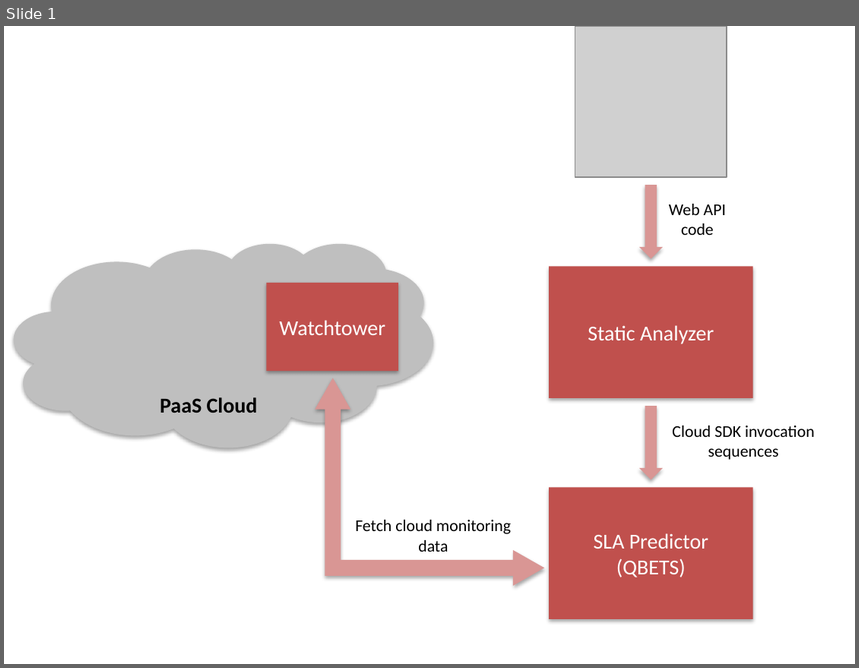
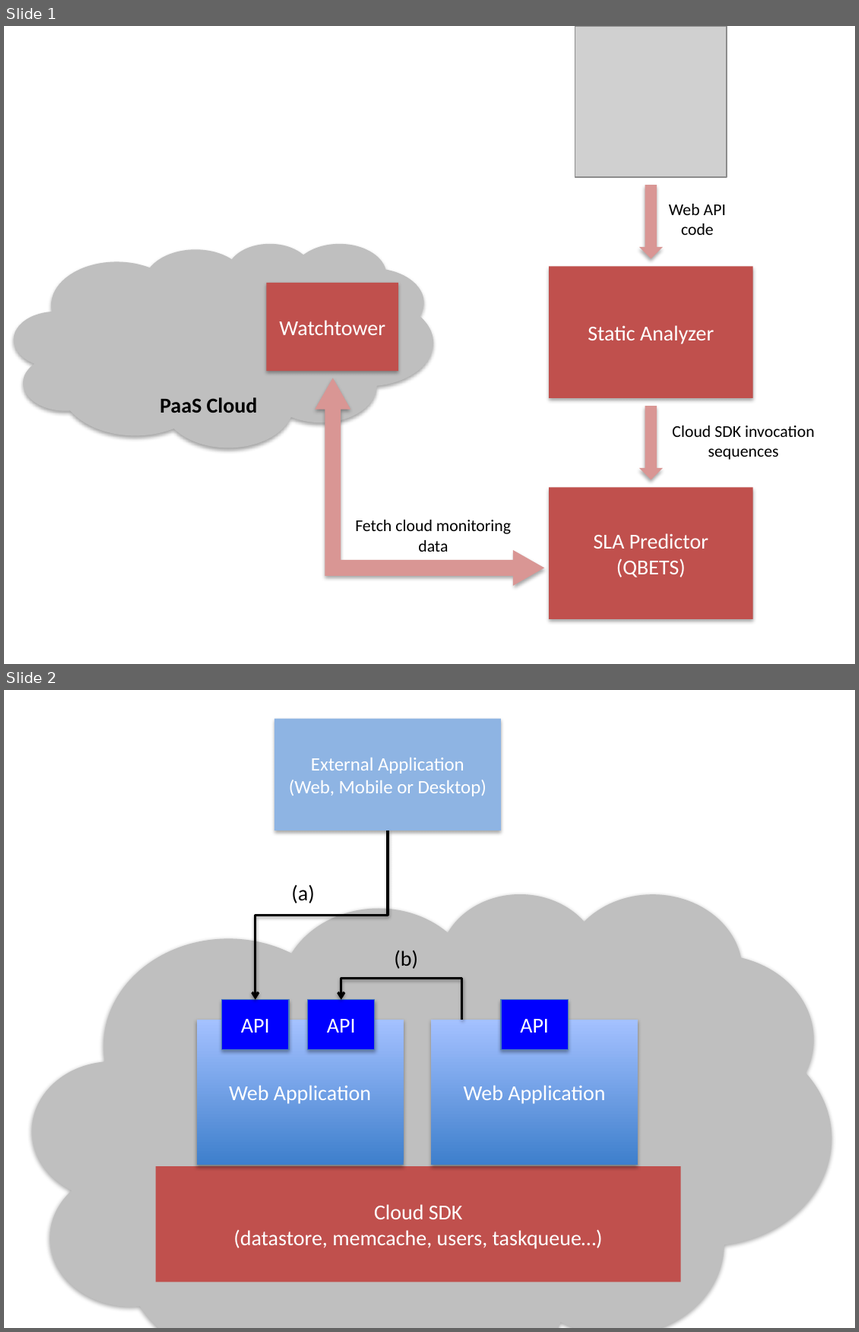
Before and after one commit to Dithn/eager-appscale, a slide deck: Eager/paper/oopsla/figures/FigureDesigns.pptx. Shown one above the other, each under a label of ours: slide 1 before the commit, slides 1 and 2 after it. The pictures are 859x668 and 859x1332 pixels, drawn with LibreOffice and Linux fonts; fonts in the diff are those of the drawing; grey boxes stand for pictures. Boxes give left, top, right and bottom in pixels: in the first picture for what was removed or moved away, otherwise in the second. Text is boxed around its words. In the diff, an @@ line names an element or a change of style, - is before the commit and + after.

Commit message:
added figure on cloud app model

```diff
--- a/Eager/paper/oopsla/figures/FigureDesigns.pptx
+++ b/Eager/paper/oopsla/figures/FigureDesigns.pptx
@@ slide 2 added at [4, 690, 855, 1328], background #FFFFFF @@
@@ rectangle added at [275, 719, 501, 831], fill #8EB4E3, 16 pt, text #FFFFFF @@
+External Application
+(Web, Mobile or Desktop)
@@ elbow arrow added from (388, 831) to (255, 1000), #000000 2 pt @@
@@ cloud added at [33, 893, 832, 1328], fill #BFBFBF @@
@@ text added at [291, 885, 314, 904], 18 pt, text #000000 @@
+(a)
@@ text added at [394, 951, 418, 969], 18 pt, text #000000 @@
+(b)
@@ elbow arrow added from (462, 1019) to (341, 1000), #000000 2 pt @@
@@ rectangle added at [222, 1000, 289, 1049], fill #0000FF, outline #4B7EBC 0.75 pt, 18 pt, text #FFFFFF @@
+API
@@ rectangle added at [308, 1000, 375, 1049], fill #0000FF, outline #4B7EBC 0.75 pt, 18 pt, text #FFFFFF @@
+API
@@ rectangle added at [501, 1000, 569, 1049], fill #0000FF, outline #4B7EBC 0.75 pt, 18 pt, text #FFFFFF @@
+API
@@ rectangle added at [197, 1019, 404, 1165], fill gradient #3F80CE to #A4C4FF, 18 pt, text #FFFFFF @@
+Web Application
@@ rectangle added at [431, 1019, 638, 1165], fill gradient #3F80CE to #A4C4FF, 18 pt, text #FFFFFF @@
+Web Application
@@ rectangle added at [155, 1167, 680, 1283], fill #C0504D, 18 pt, text #FFFFFF @@
+Cloud SDK
+(datastore, memcache, users, taskqueue…)
```
Also in this commit, not shown: 2 other files.
